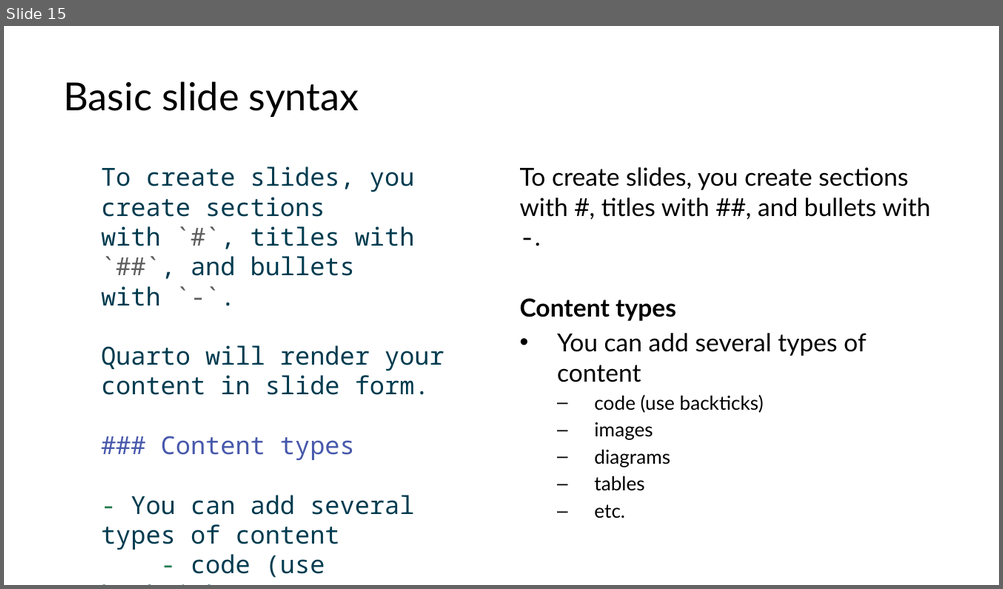
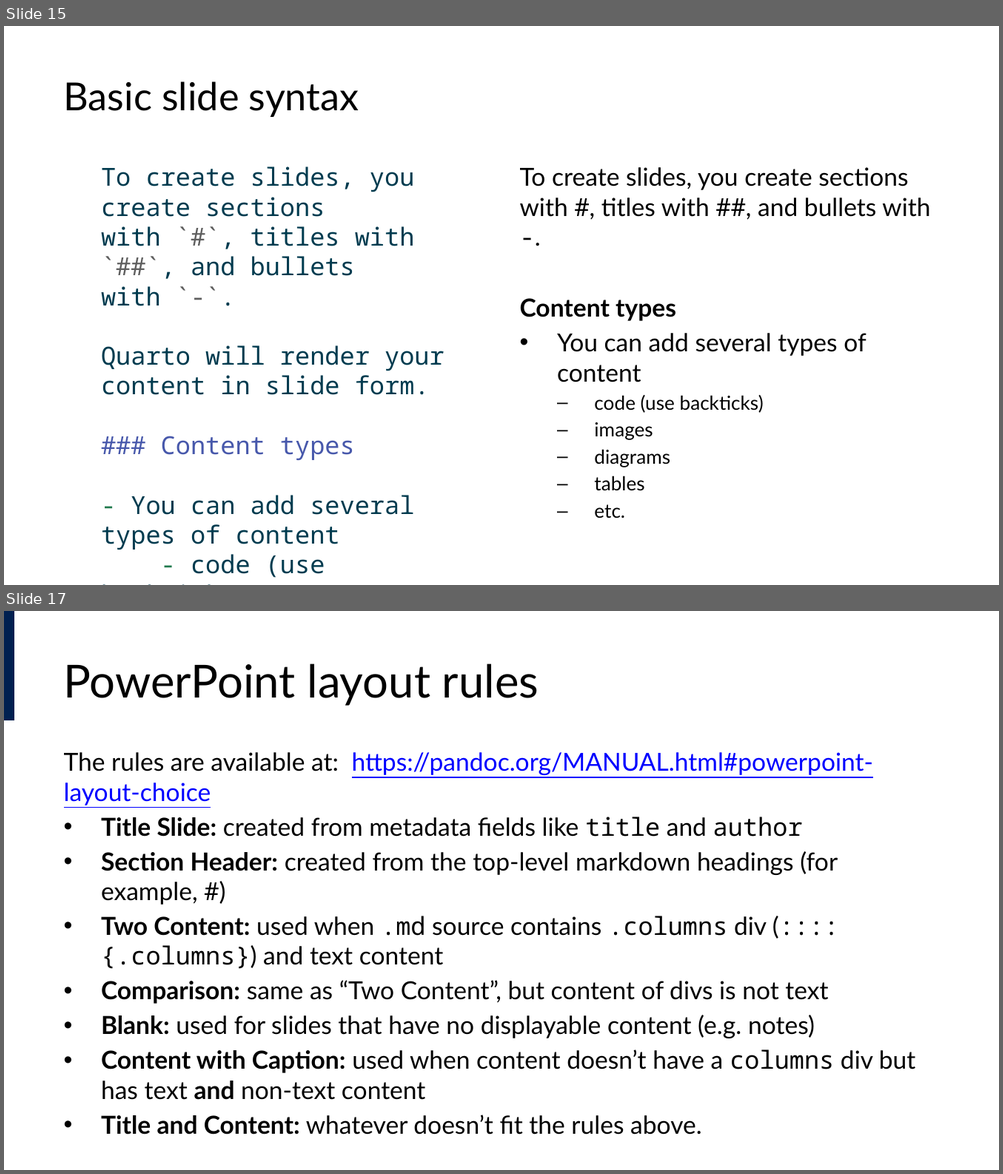
Before and after one commit to lucas-a-meyer/using-quarto, a slide deck: docs/presentation-orig.pptx. Shown one above the other, each under a label of ours: slide 15 before the commit, slides 15 and 17 after it; the slides between them are not shown. The pictures are 1003x589 and 1003x1174 pixels, drawn with LibreOffice and Linux fonts; fonts in the diff are those of the drawing. Boxes give left, top, right and bottom in pixels: in the first picture for what was removed or moved away, otherwise in the second. Text is boxed around its words. In the diff, an @@ line names an element or a change of style, - is before the commit and + after.

```diff
--- a/docs/presentation-orig.pptx
+++ b/docs/presentation-orig.pptx
@@ slide 17 added at [4,611,999,1170], background #FFFFFF @@
@@ rectangle added at [4,611,14,721], fill #002050 @@
@@ title added at [64,664,538,706], 33 pt, text #000000 @@
+PowerPoint layout rules
@@ text added at [64,752,916,1100], 18 pt, text #000000 @@
+The rules are available at: https://pandoc.org/MANUAL.html#powerpoint-layout-choice
+• Title Slide: created from metadata fields like title and author
+• Section Header: created from the top-level markdown headings (for example, #)
+• Two Content: used when .md source contains .columns div (:::: {.columns}) and text content
+• Comparison: same as “Two Content”, but content of divs is not text
+• Blank: used for slides that have no displayable content (e.g. notes)
+• Content with Caption: used when content doesn’t have a columns div but has text and non-text content
+• Title and Content: whatever doesn’t fit the rules above.
```
Also in this commit, not shown: 1 slide changed, 2 other slides added, 44 other files.
